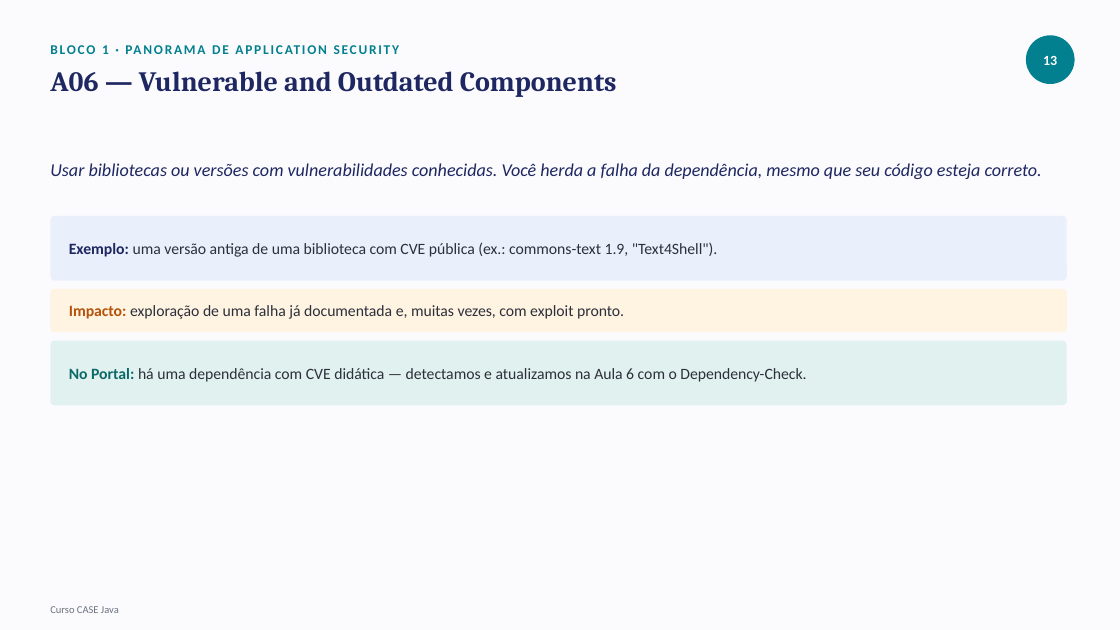
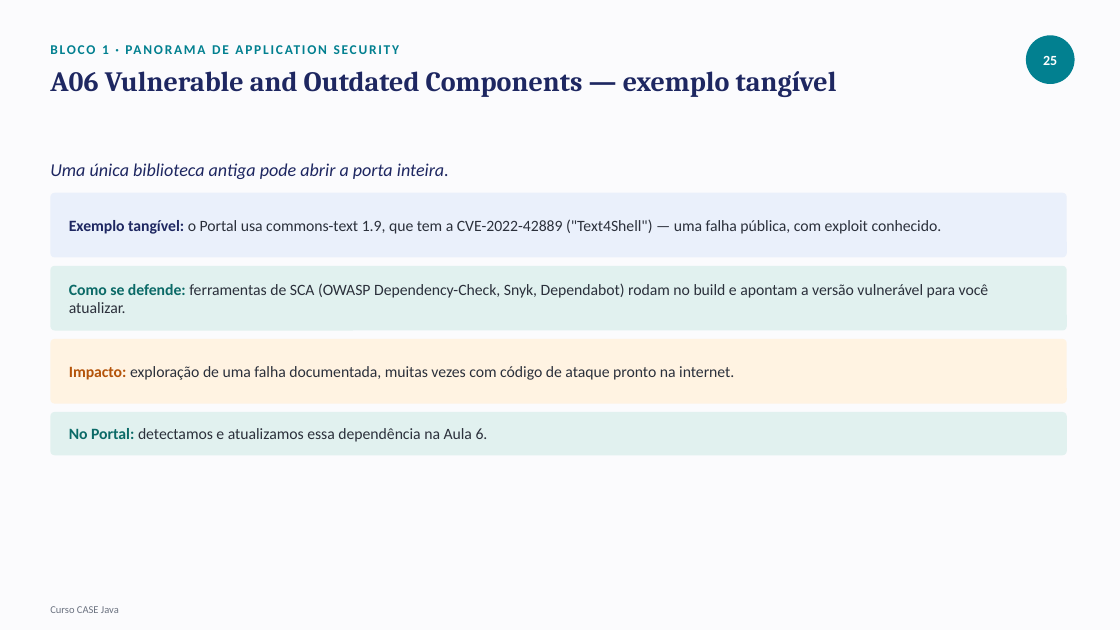
Before and after one commit to tiagocanatelliretechers/curso-case-java, a slide deck: slide 26 of materiais/aula-1/conteudo-aula-1.pptx (slide 14 before the commit). Drawn at 1120x630 pixels with LibreOffice and Linux fonts; fonts in the diff are those of the drawing. Boxes give left, top, right and bottom in pixels: in the first picture for what was removed or moved away, otherwise in the second. Text is boxed around its words. In the diff, an @@ line names an element or a change of style, - is before the commit and + after.

```diff
--- a/materiais/aula-1/conteudo-aula-1.pptx
+++ b/materiais/aula-1/conteudo-aula-1.pptx
@@ text at (x1=1043, y1=56, x2=1057, y2=65): text changed @@
-13
+25
@@ text at (x1=50, y1=71, x2=837, y2=97): text changed @@
-A06 — Vulnerable and Outdated Components
+A06 Vulnerable and Outdated Components — exemplo tangível
@@ text at (x1=50, y1=163, x2=449, y2=179): text changed @@
-Usar bibliotecas ou versões com vulnerabilidades conhecidas. Você herda a falha da dependência, mesmo que seu código esteja correto.
+Uma única biblioteca antiga pode abrir a porta inteira.
@@ rounded rectangle moved from (x1=50, y1=216, x2=1067, y2=281) to (x1=50, y1=192, x2=1067, y2=257) @@
@@ text at (x1=69, y1=219, x2=942, y2=234): text changed @@
-Exemplo: uma versão antiga de uma biblioteca com CVE pública (ex.: commons-text 1.9, "Text4Shell").
+Exemplo tangível: o Portal usa commons-text 1.9, que tem a CVE-2022-42889 ("Text4Shell") — uma falha pública, com exploit conhecido.
@@ rounded rectangle resized from (x1=50, y1=289, x2=1067, y2=333) to (x1=50, y1=266, x2=1067, y2=331) @@
@@ rounded rectangle at (x1=50, y1=266, x2=1067, y2=331): fill #FFF3E2 to #E1F1EF; proportions changed @@
@@ text at (x1=69, y1=283, x2=989, y2=313): text changed @@
-Impacto: exploração de uma falha já documentada e, muitas vezes, com exploit pronto.
+Como se defende: ferramentas de SCA (OWASP Dependency-Check, Snyk, Dependabot) rodam no build e apontam a versão vulnerável para você atualizar.
@@ rounded rectangle at (x1=50, y1=339, x2=1067, y2=404): fill #E1F1EF to #FFF3E2 @@
@@ text at (x1=69, y1=366, x2=734, y2=380): text changed @@
-No Portal: há uma dependência com CVE didática — detectamos e atualizamos na Aula 6 com o Dependency-Check.
+Impacto: exploração de uma falha documentada, muitas vezes com código de ataque pronto na internet.
@@ rounded rectangle added at (x1=50, y1=413, x2=1067, y2=456), fill #E1F1EF @@
@@ text added at (x1=69, y1=428, x2=488, y2=442), 13.5 pt, text #2B303B @@
+No Portal: detectamos e atualizamos essa dependência na Aula 6.
```
Also in this commit, not shown: 31 other slides changed, 22 slides added, 5 slides removed, 1 other file.
